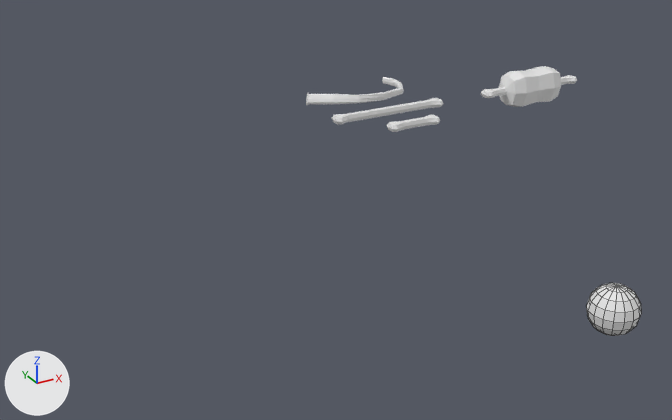
Before and after pictures for a commit that changed the Blender file resources/meshes/gibs.blend.
Camera for both pictures: a 50 mm lens placed at (-0.327, -0.982, 0.788), pointed at (0.35, 0.249, 0.172). Every picture has the same lights, and +X, +Y and +Z are marked at lower left. Mesh edges are drawn as thin lines on the coarser meshes.

In view in the first picture: 'bone02', 'boneMeat02', 'boneRib01', 'eye01'.
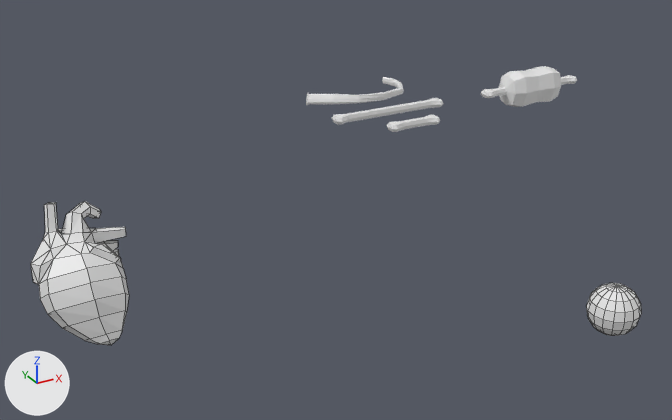
Where the change shows, as pixel boxes (x1, y1, x2, y2) in the pictures (672 x 420 px):
'heart01', added
    after: (31, 201, 129, 345)

The edits, one by one:
Mesh me_cube is new.
It has 160 vertices, 204 faces and spans x -0.066..0.095, y -0.109..0.061, z -0.082..0.136.
Object 'heart01' (ob_heart01) is new; it shows me_cube.
Its location is (-0.043, 0.435, 0.053).
